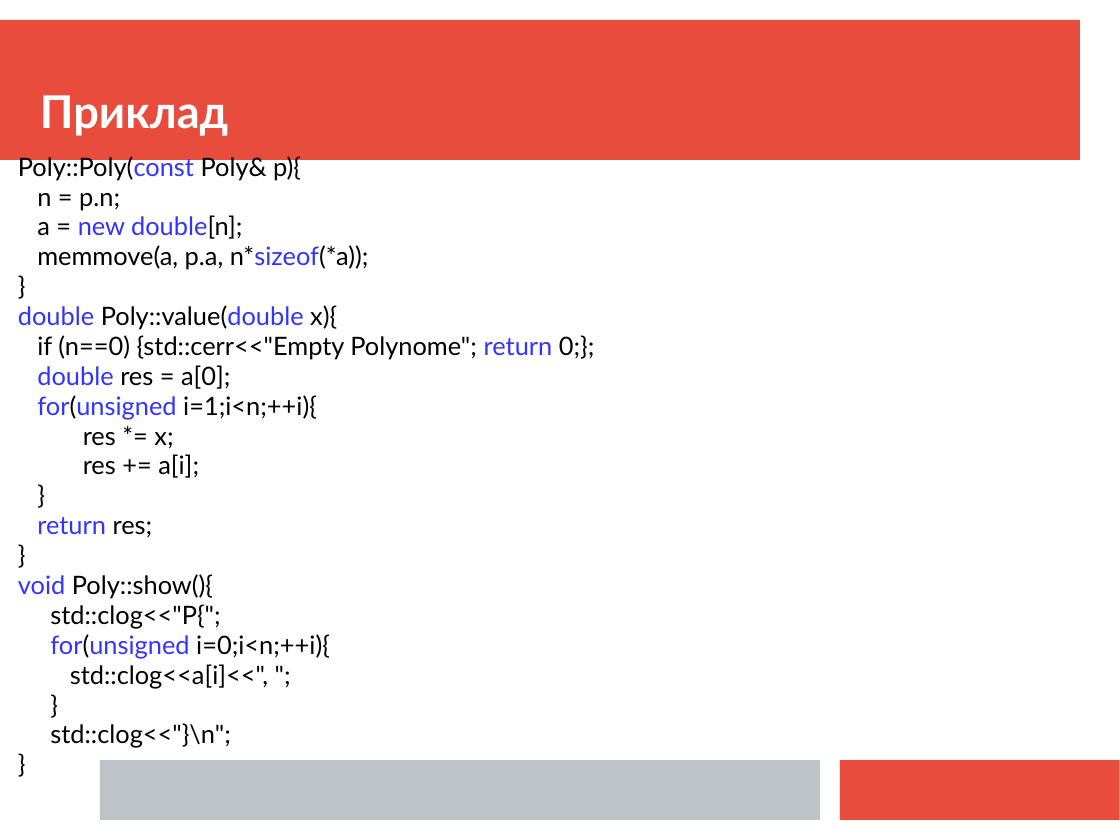
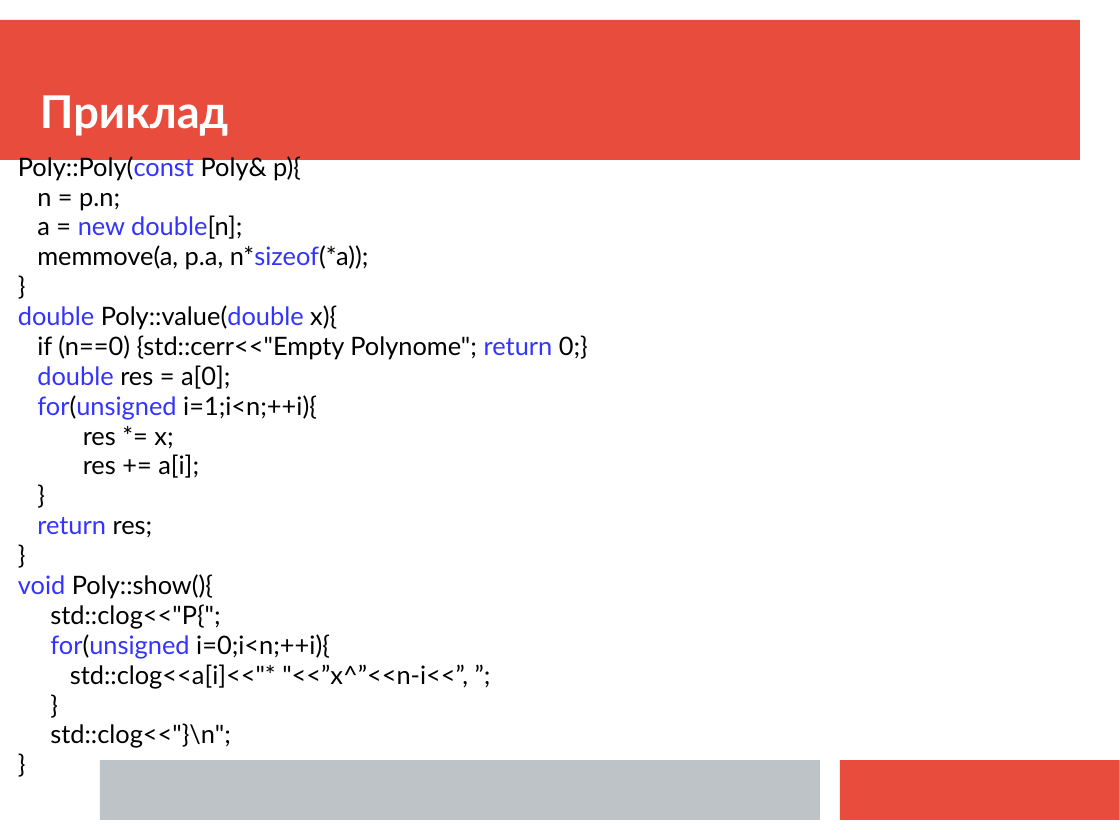
Before and after one commit to mecchmatProjects/CppCourse, a slide deck: slide 18 of Lect8/CppTutorUkr8.ppt. Drawn at 1120x840 pixels with LibreOffice and Linux fonts; fonts in the diff are those of the drawing. Boxes give left, top, right and bottom in pixels: in the first picture for what was removed or moved away, otherwise in the second. Text is boxed around its words. In the diff, an @@ line names an element or a change of style, - is before the commit and + after.

```diff
--- a/Lect8/CppTutorUkr8.ppt
+++ b/Lect8/CppTutorUkr8.ppt
@@ text at (x1=37, y1=335, x2=588, y2=359): text changed @@
-if (n==0) {std::cerr<<"Empty Polynome"; return 0;};
+if (n==0) {std::cerr<<"Empty Polynome"; return 0;}
@@ text at (x1=70, y1=664, x2=468, y2=688): text changed @@
-std::clog<<a[i]<<", ";
+std::clog<<a[i]<<"* "<<”x^”<<n-i<<”, ”;
```
Also in this commit, not shown: 10 other slides changed, 1 slide added, 5 other files.
